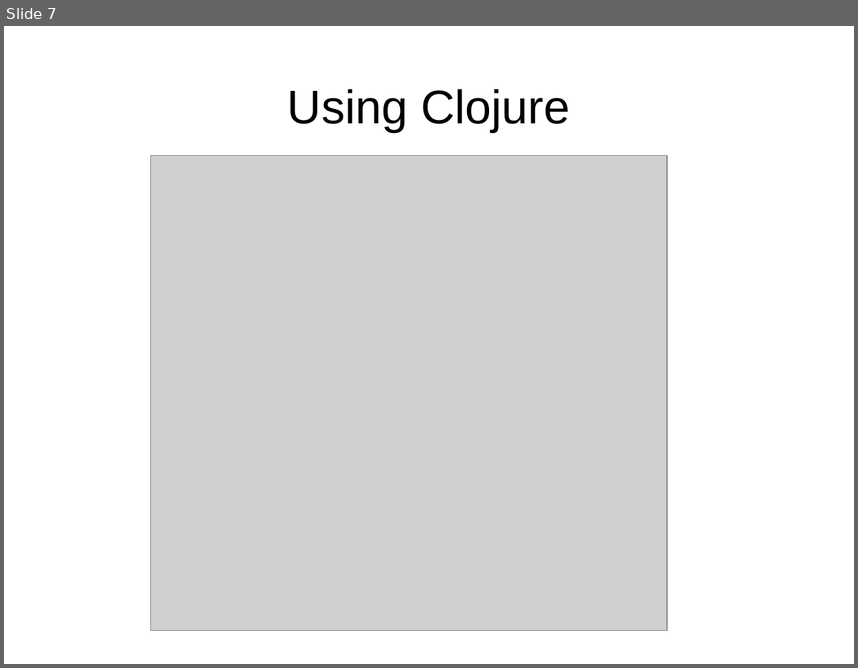
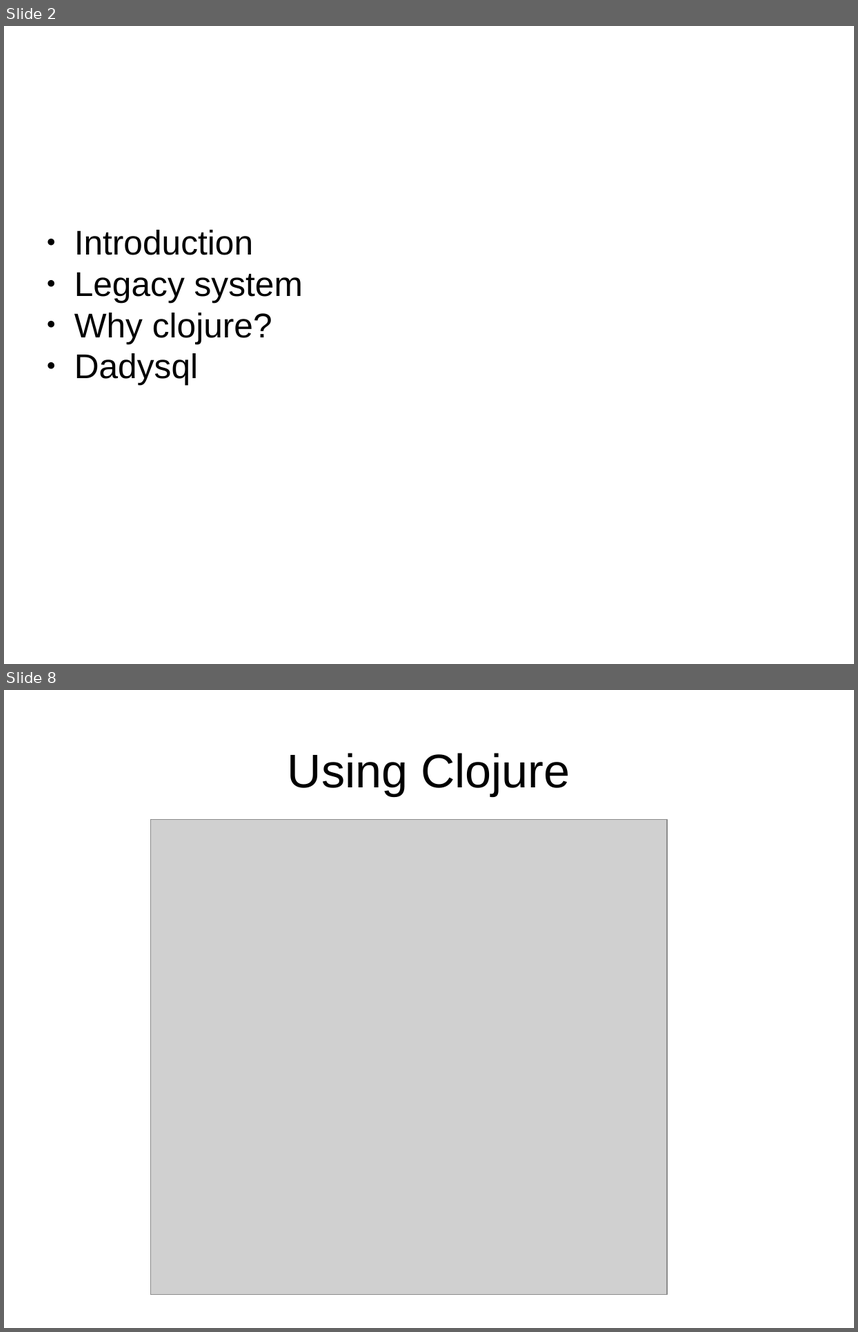
Before and after one commit to Mamun/prac, a slide deck: slide.odp. Shown one above the other, each under a label of ours: slide 7 before the commit, slides 2 and 8 after it; the slides between them are not shown. The pictures are 858x668 and 858x1332 pixels, drawn with LibreOffice and Linux fonts; fonts in the diff are those of the drawing; grey boxes stand for pictures; background and template pictures are left out. Boxes give left, top, right and bottom in pixels: in the first picture for what was removed or moved away, otherwise in the second. Text is boxed around its words. In the diff, an @@ line names an element or a change of style, - is before the commit and + after.

```diff
--- a/slide.odp
+++ b/slide.odp
@@ slide 2 added at box(4, 26, 854, 664), background picture (left out) @@
@@ subtitle added at box(74, 230, 303, 385), 32 pt, text #000000 @@
+● Introduction
+● Legacy system
+● Why clojure?
+● Dadysql
@@ what was slide 7 is now slide 8 @@
```
Also in this commit, not shown: 8 slides changed, 4 other slides added, 3 slides removed, 1 other file.
